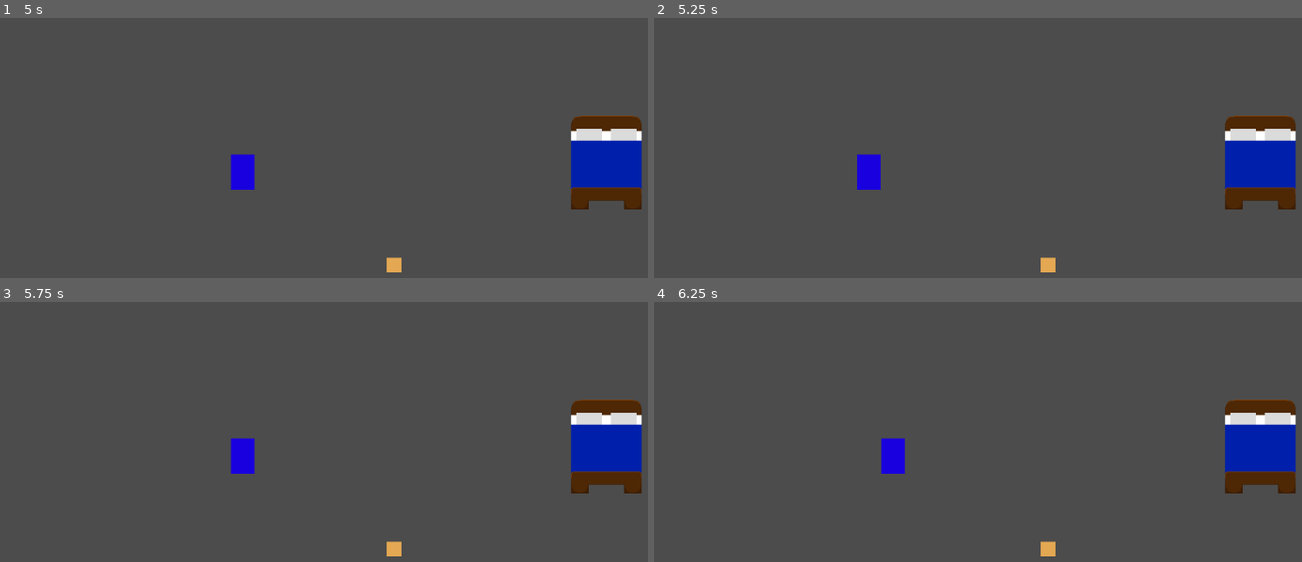
Above: before the commit, frames 1-4 (two rows, left to right).
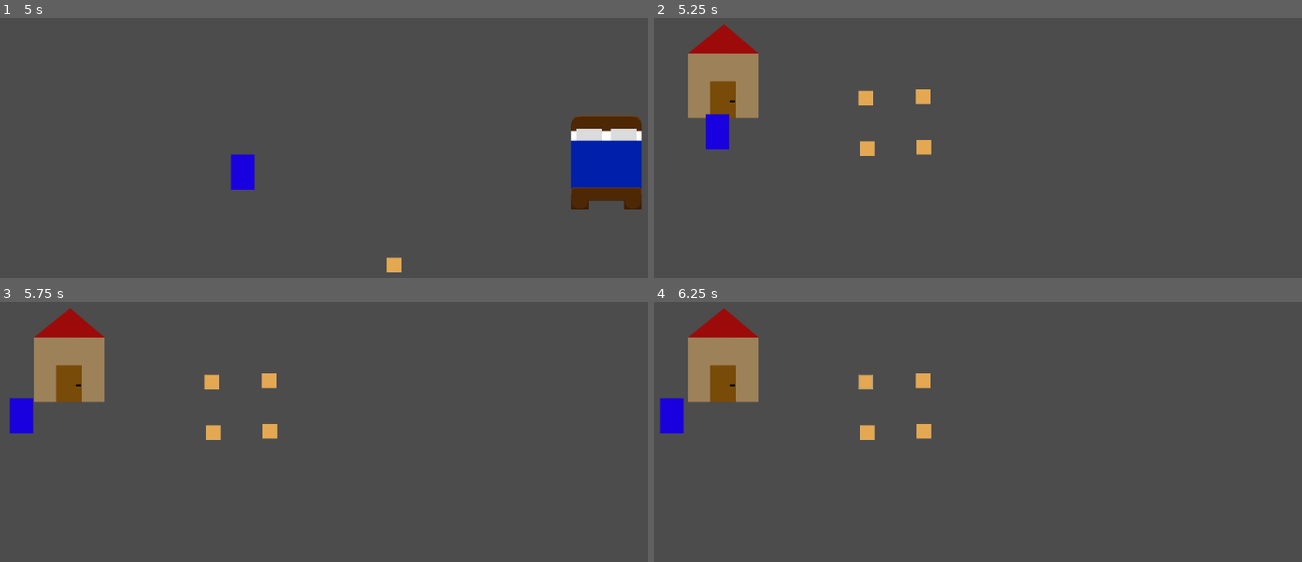
Above: after the commit, the same moments.

Repository: dietrichdaniel/Generic-Farmer
Game: Godot game, scene res://Scenes/HouseInside.tscn
Two runs of this game, one before a commit and one after it. Both use one fixed random seed, a clock stepped at 60 frames per second and the inputs below. This scene is started directly instead of the project's main scene.
Inputs (mouse positions are in pixels of both pictures, inside the frame that each line leads up to):
- Up to frame 1 (5 s): click (395, 265) at 0.5 s; tap Enter (ui_accept) at 1.25, 1.52, 2.27, 3.77, 4.52 s; hold D (Right) 1.28-2.03 s; hold S (Down) 2.03-2.78 s; hold D (Right) 2.78-3.53 s; hold W (Up) 3.53-4.28 s; hold A (Left) from 4.28 s (still down)
- Up to frame 2 (5.25 s): keep holding A (Left)
- Up to frame 3 (5.75 s): keep holding A (Left); tap Enter (ui_accept) at 5.27 s
- Up to frame 4 (6.25 s): release A (Left) at 5.75 s; click (867, 382) at 5.77 s

Frame 1 is identical in both runs. In frame 2, 8.7% of the frame differs, in the area x 5-100%, y 2-98%; in frame 3, 8.8%, in the area x 1-100%, y 2-98%; in frame 4, 8.8%.

Commit message:
0.04
Improved changing scenes

Need to put the crop grown in function of new days

Diff:
--- a/Scenes/Door.tscn
+++ b/Scenes/DoorIn.tscn
@@ -8,7 +8,7 @@
 [sub_resource type="RectangleShape2D" id=3]
 extents = Vector2( 78.5, 44 )
 
-[node name="Door" type="Button"]
+[node name="DoorIn" type="Button"]
 margin_left = -18.0
 margin_top = 14.0
 margin_right = 17.0
@@ -17,14 +17,15 @@
 button_mask = 2
 flat = true
 script = ExtResource( 2 )
+__meta__ = {
+"_edit_group_": true,
+"_edit_use_anchors_": false
+}
 target_scene = ExtResource( 1 )
 
 [node name="DoorRange" type="Area2D" parent="."]
 position = Vector2( 18, 50 )
 collision_layer = 2147483648
-__meta__ = {
-"_edit_group_": true
-}
 
 [node name="CollisionShape2D" type="CollisionShape2D" parent="DoorRange"]
 position = Vector2( 0.5, -3 )
--- /dev/null
+++ b/Scenes/DoorOut.tscn
@@ -0,0 +1,17 @@
+[gd_scene load_steps=3 format=2]
+
+[ext_resource path="res://Scripts/DoorOut.gd" type="Script" id=1]
+
+[sub_resource type="RectangleShape2D" id=1]
+extents = Vector2( 27.5, 27 )
+
+[node name="DoorOut" type="Area2D"]
+position = Vector2( 215, 517 )
+script = ExtResource( 1 )
+__meta__ = {
+"_edit_group_": true
+}
+
+[node name="Collision" type="CollisionShape2D" parent="."]
+position = Vector2( 0.5, 0 )
+shape = SubResource( 1 )
--- a/Scenes/House.tscn
+++ b/Scenes/House.tscn
@@ -2,7 +2,7 @@
 
 [ext_resource path="res://Scripts/House.gd" type="Script" id=1]
 [ext_resource path="res://Sprites/Test House.png" type="Texture" id=2]
-[ext_resource path="res://Scenes/Door.tscn" type="PackedScene" id=3]
+[ext_resource path="res://Scenes/DoorIn.tscn" type="PackedScene" id=3]
 
 [sub_resource type="RectangleShape2D" id=1]
 extents = Vector2( 48, 23.5 )
@@ -32,5 +32,8 @@
 
 [node name="Door" parent="." instance=ExtResource( 3 )]
 
+[node name="Position2D" type="Position2D" parent="."]
+position = Vector2( 0, 83 )
+
 [connection signal="body_entered" from="HouseBack" to="." method="_on_HouseBack_body_entered"]
 [connection signal="body_exited" from="HouseBack" to="." method="_on_HouseBack_body_exited"]
--- a/Scenes/HouseInside.tscn
+++ b/Scenes/HouseInside.tscn
@@ -1,7 +1,8 @@
-[gd_scene load_steps=4 format=2]
+[gd_scene load_steps=5 format=2]
 
 [ext_resource path="res://Scenes/Soil.tscn" type="PackedScene" id=1]
 [ext_resource path="res://Scenes/Bed.tscn" type="PackedScene" id=2]
+[ext_resource path="res://Scenes/DoorOut.tscn" type="PackedScene" id=3]
 [ext_resource path="res://Scripts/HouseInside.gd" type="Script" id=4]
 
 [node name="HouseInside" type="Node2D"]
@@ -18,3 +19,8 @@
 
 [node name="Soil" parent="." instance=ExtResource( 1 )]
 position = Vector2( 608, 458 )
+
+[node name="DoorOut" parent="." instance=ExtResource( 3 )]
+position = Vector2( 337, 337 )
+
+[connection signal="exiting" from="DoorOut" to="." method="_on_DoorOut_exiting"]
--- a/Scenes/TestLevel.tscn
+++ b/Scenes/TestLevel.tscn
@@ -1,13 +1,11 @@
 [gd_scene load_steps=4 format=2]
 
 [ext_resource path="res://Scenes/House.tscn" type="PackedScene" id=1]
-[ext_resource path="res://Scenes/Player.tscn" type="PackedScene" id=2]
+[ext_resource path="res://Scripts/TestLevel.gd" type="Script" id=2]
 [ext_resource path="res://Scenes/Soil.tscn" type="PackedScene" id=3]
 
 [node name="TestLevel" type="Node2D"]
-
-[node name="Player" parent="." instance=ExtResource( 2 )]
-position = Vector2( 266, 214 )
+script = ExtResource( 2 )
 
 [node name="Soil" parent="." instance=ExtResource( 3 )]
 position = Vector2( 360, 230 )
@@ -23,3 +21,6 @@
 
 [node name="House" parent="." instance=ExtResource( 1 )]
 position = Vector2( 166, 193 )
+
+[node name="Position2D" type="Position2D" parent="."]
+position = Vector2( 153, 395 )
--- a/Scripts/Bed.gd
+++ b/Scripts/Bed.gd
@@ -1,14 +1,12 @@
 extends Node2D
-
-
 
 
 func _ready():
 	pass
 
 
+func _on_Area2D_body_entered(body):
 
-func _on_Area2D_body_entered(body):
 	if body.is_in_group('Player'):
 		Global.day_count += 1
 		get_tree().reload_current_scene()
--- a/Scripts/Crop.gd
+++ b/Scripts/Crop.gd
@@ -1,10 +1,14 @@
 extends Node2D
+
 
 var days = Global.crop_type[0][1]
 var type = Global.crop_type[0][0]
 
 
 func _ready():
+	pass
 
 
-	pass
+func crop_frame(soil_pos):
+	var frame = 3 - Global.crop_time[soil_pos]
+	$Sprite.set_frame(frame)
--- a/Scripts/Door.gd
+++ b/Scripts/Door.gd
@@ -1,4 +1,5 @@
 extends Button
+
 
 export(PackedScene) var target_scene
 
--- /dev/null
+++ b/Scripts/DoorOut.gd
@@ -0,0 +1,15 @@
+extends Area2D
+
+signal exiting
+
+var new_scene = load("res://Scenes/TestLevel.tscn")
+
+func _ready():
+	pass
+
+
+
+func _process(delta):
+	var overlap = get_overlapping_bodies()
+	if not overlap.empty():
+		emit_signal("exiting")
--- a/Scripts/Global.gd
+++ b/Scripts/Global.gd
@@ -4,8 +4,10 @@
 var new_day = false
 
 var soil_planted = []
-var crop_type = [['Wheat',4]]
+var crop_type = [['Wheat',3]]
 var crop_time = []
+
+var exiting_house = false
 
 func _ready():
 	pass
--- a/Scripts/House.gd
+++ b/Scripts/House.gd
@@ -5,7 +5,6 @@
 func _ready():
 
 	pass
-
 
 
 func _on_HouseBack_body_entered(body):
@@ -16,3 +15,10 @@
 func _on_HouseBack_body_exited(body):
 	if body.is_in_group('Player'):
 		$Sprite.modulate.a = 1
+
+func exit_house():
+
+	var player = load("res://Scenes/Player.tscn").instance()
+
+	get_parent().add_child(player)
+	player.position = $Position2D.position
--- a/Scripts/HouseInside.gd
+++ b/Scripts/HouseInside.gd
@@ -4,10 +4,17 @@
 
 
 func _ready():
-	print(Global.new_day)
+
 	if Global.new_day == false:
 		add_child(player)
 		player.position = $In.position
+
 	if Global.new_day:
 		add_child(player)
 		player.position = $OnBed.position
+		Global.new_day = false
+
+
+func _on_DoorOut_exiting():
+	Global.exiting_house = true
+	get_tree().change_scene("res://Scenes/TestLevel.tscn")
--- a/Scripts/Player.gd
+++ b/Scripts/Player.gd
@@ -5,8 +5,6 @@
 var motion = Vector2()
 
 func _ready():
-	print(Global.soil_planted)
-	print(Global.crop_time)
 	pass
 
 func _physics_process(delta):
@@ -25,6 +23,7 @@
 	else:
 		motion.y = 0
 
+
 	if Input.is_action_pressed("Left"):
 		motion.x = -SPEED
 
--- a/Scripts/Soil.gd
+++ b/Scripts/Soil.gd
@@ -1,4 +1,5 @@
 extends Node2D
+
 
 var has_crop = false
 var crop = preload("res://Scenes/Crop.tscn").instance()
@@ -6,21 +7,26 @@
 
 
 func _ready():
+
 	crop_time = Global.crop_time
+
 	if not crop_time.empty():
+
 		crop_time = Global.crop_time[0]
 
 		if [name, crop.type] in Global.soil_planted:
+
+			add_child(crop)
 			has_crop = true
 			var soil_pos = Global.soil_planted.find([name,crop.type])
+			Global.crop_time[soil_pos] -= 1
 
-			Global.crop_time[soil_pos] -= 1
+			crop.crop_frame(soil_pos)
 
 			if Global.crop_time[soil_pos] == 0:
 				Global.soil_planted.remove(soil_pos)
 				Global.crop_time.remove(soil_pos)
 
-	pass
 
 func _on_Button_pressed():
 
@@ -30,8 +36,4 @@
 		crop.position = $Position2D.position
 		Global.soil_planted.append([name, crop.type])
 		Global.crop_time.append(crop.days)
-		print(name, ' is planted')
 		has_crop = true
-
-
-	pass
--- /dev/null
+++ b/Scripts/TestLevel.gd
@@ -0,0 +1,14 @@
+extends Node2D
+
+var inside_house = preload("res://Scenes/HouseInside.tscn").instance()
+var player = preload("res://Scenes/Player.tscn").instance()
+
+
+func _ready():
+	if Global.exiting_house:
+		add_child(player)
+		player.position = $House/Position2D.global_position
+
+	else:
+		add_child(player)
+		player.position = $Position2D.position
